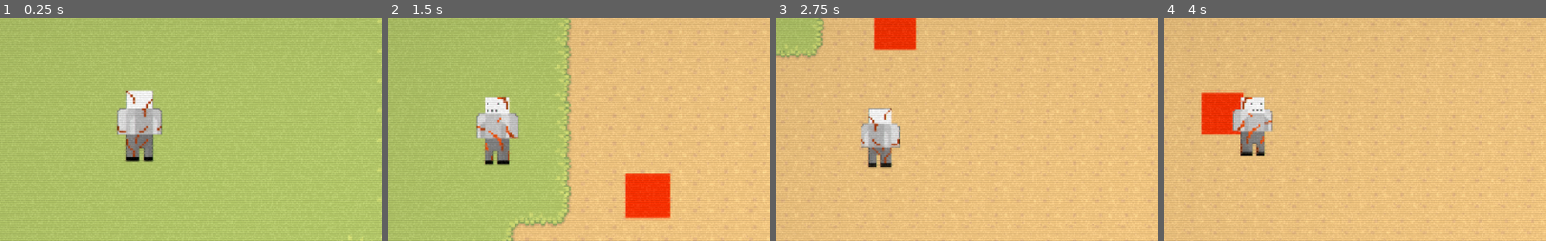
Above: before the commit, frames 1-4 (left to right).
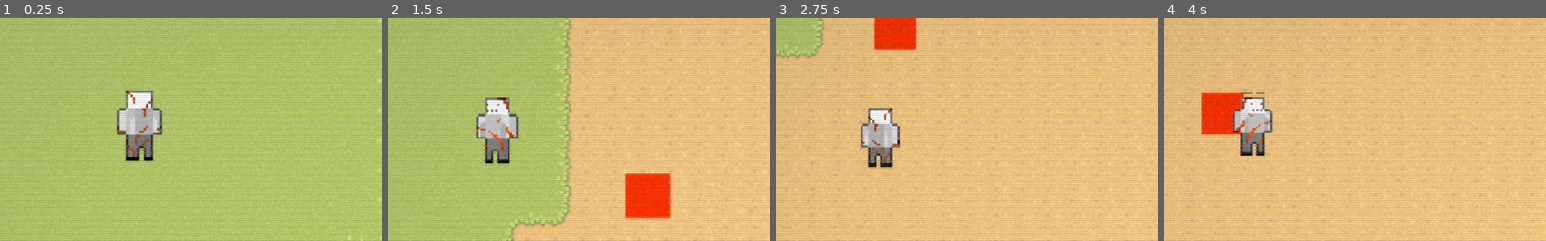
Above: after the commit, the same moments.

Repository: benhmoore/game-design-astral
Game: Godot game, scene res://scenes/Main.tscn
The game is run twice, just before and just after one commit, with the same random seed, the same clock (stepped at 60 frames per second) and the same inputs.
Inputs (mouse positions are % of the whole screen's width and height, from its top left):
- Up to frame 1 (0.25 s): no input
- Up to frame 2 (1.5 s): move the mouse to (72, 45) at 0.52 s; hold D (move_right) 0.53-1.28 s; click (72, 45) at 0.6 s; move the mouse to (30, 55) at 1.27 s; hold S (move_down) from 1.28 s (still down); click (30, 55) at 1.35 s
- Up to frame 3 (2.75 s): move the mouse to (60, 28) at 2.02 s; release S (move_down) at 2.03 s; hold D (move_right) from 2.03 s (still down); click (60, 28) at 2.1 s
- Up to frame 4 (4 s): move the mouse to (45, 70) at 2.77 s; release D (move_right) at 2.78 s; hold W (move_up) 2.78-3.53 s; click (45, 70) at 2.85 s; move the mouse to (80, 65) at 3.52 s; hold A (move_left) from 3.53 s (still down); click (80, 65) at 3.6 s
The pictures show only the part of the screen within x 26-76%, y 26-76%; the shares and areas given below are measured in that part.

The runs differ from the first frame. In frame 1, 0.6% of the frame differs, in the area x 30-43%, y 32-65%; in frame 2, 0.7%, in the area x 23-35%, y 35-66%; in frame 3, 0.5%; in frame 4, 0.5%.

Commit message:
Initial

Diff:
--- a/assets/shaders/OutlineShader.tres
+++ b/assets/shaders/OutlineShader.tres
@@ -67,8 +67,8 @@
 [resource]
 render_priority = 1
 shader = SubResource( 1 )
-shader_param/color = Color( 0, 0, 0, 0.462745 )
-shader_param/width = 0.307
+shader_param/color = Color( 0, 0, 0, 0.623529 )
+shader_param/width = 1.0
 shader_param/pattern = 0
 shader_param/inside = true
 shader_param/add_margins = true
--- a/scenes/player/PlayerCharacter.tscn
+++ b/scenes/player/PlayerCharacter.tscn
@@ -117,5 +117,6 @@
 position = Vector2( 25.6667, 26 )
 frames = SubResource( 2 )
 animation = "idle.front.right"
+frame = 1
 speed_scale = 0.8
 playing = true
Binary file removed: scenes/projectiles/laser_hit.png
Not shown, removed: scenes/projectiles/laser_hit.png.import
